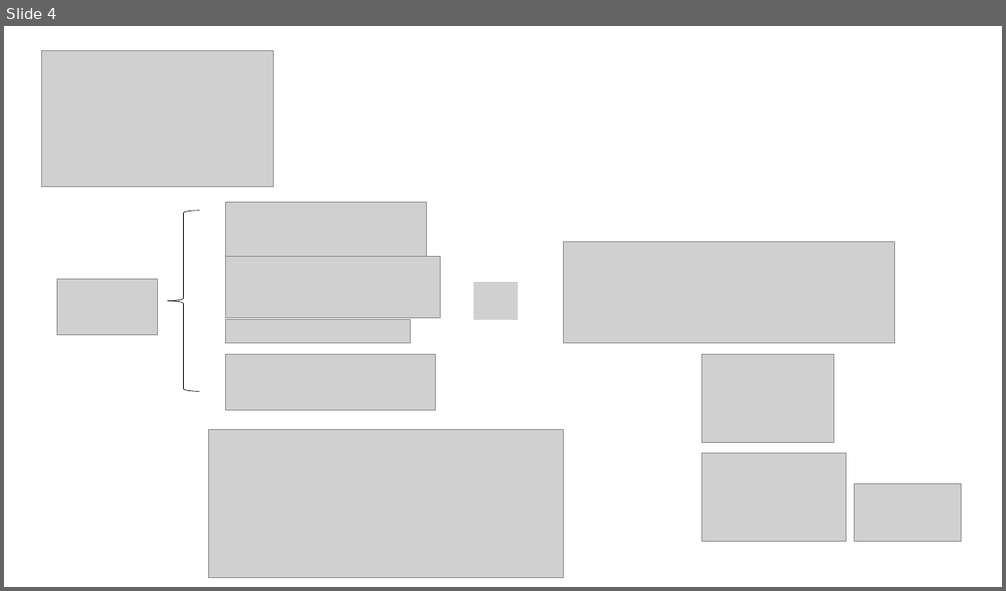
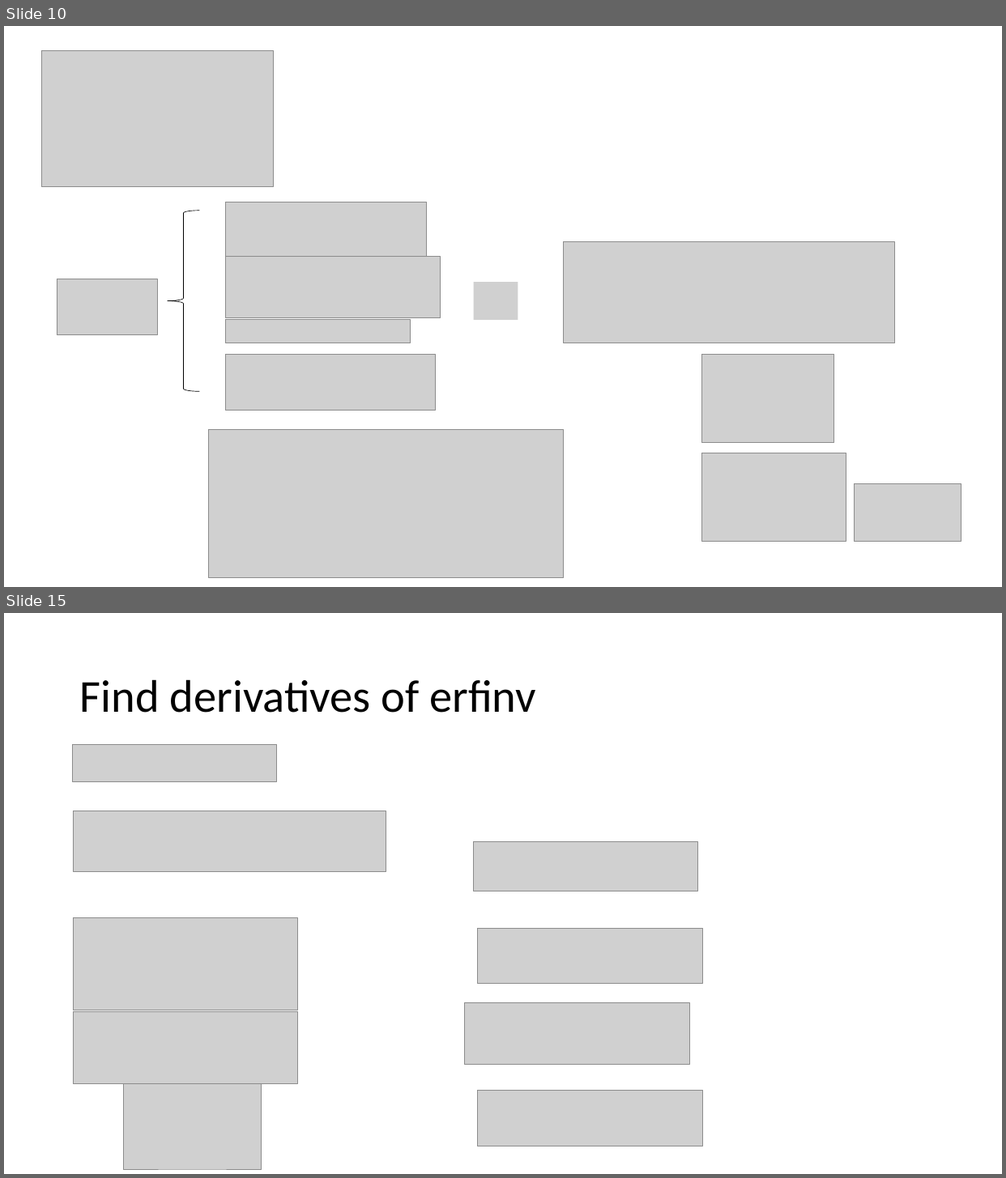
Before and after one commit to khanhnguyendata/gaussian, a slide deck: Gaussian.pptx. Shown one above the other, each under a label of ours: slide 4 before the commit, slides 10 and 15 after it; the slides between them are not shown. The pictures are 1006x591 and 1006x1178 pixels, drawn with LibreOffice and Linux fonts; fonts in the diff are those of the drawing; grey boxes stand for pictures. Boxes give left, top, right and bottom in pixels: in the first picture for what was removed or moved away, otherwise in the second. Text is boxed around its words. In the diff, an @@ line names an element or a change of style, - is before the commit and + after.

```diff
--- a/Gaussian.pptx
+++ b/Gaussian.pptx
@@ slide 15 added at (4, 613, 1002, 1174), background #FFFFFF @@
@@ title added at (80, 679, 536, 713), 44 pt, text #000000 @@
+Find derivatives of erfinv
@@ picture added at (73, 744, 277, 781) @@
@@ picture added at (73, 811, 386, 872) @@
@@ picture added at (473, 841, 698, 892) @@
@@ picture added at (73, 918, 297, 1011) @@
@@ picture added at (478, 928, 702, 983) @@
@@ picture added at (73, 1012, 297, 1084) @@
@@ picture added at (465, 1003, 690, 1065) @@
@@ picture added at (124, 1084, 261, 1170) @@
@@ picture added at (478, 1091, 702, 1147) @@
@@ what was slide 4 is now slide 10 @@
```
Also in this commit, not shown: 2 slides changed, 13 other slides added, 2 slides removed.
